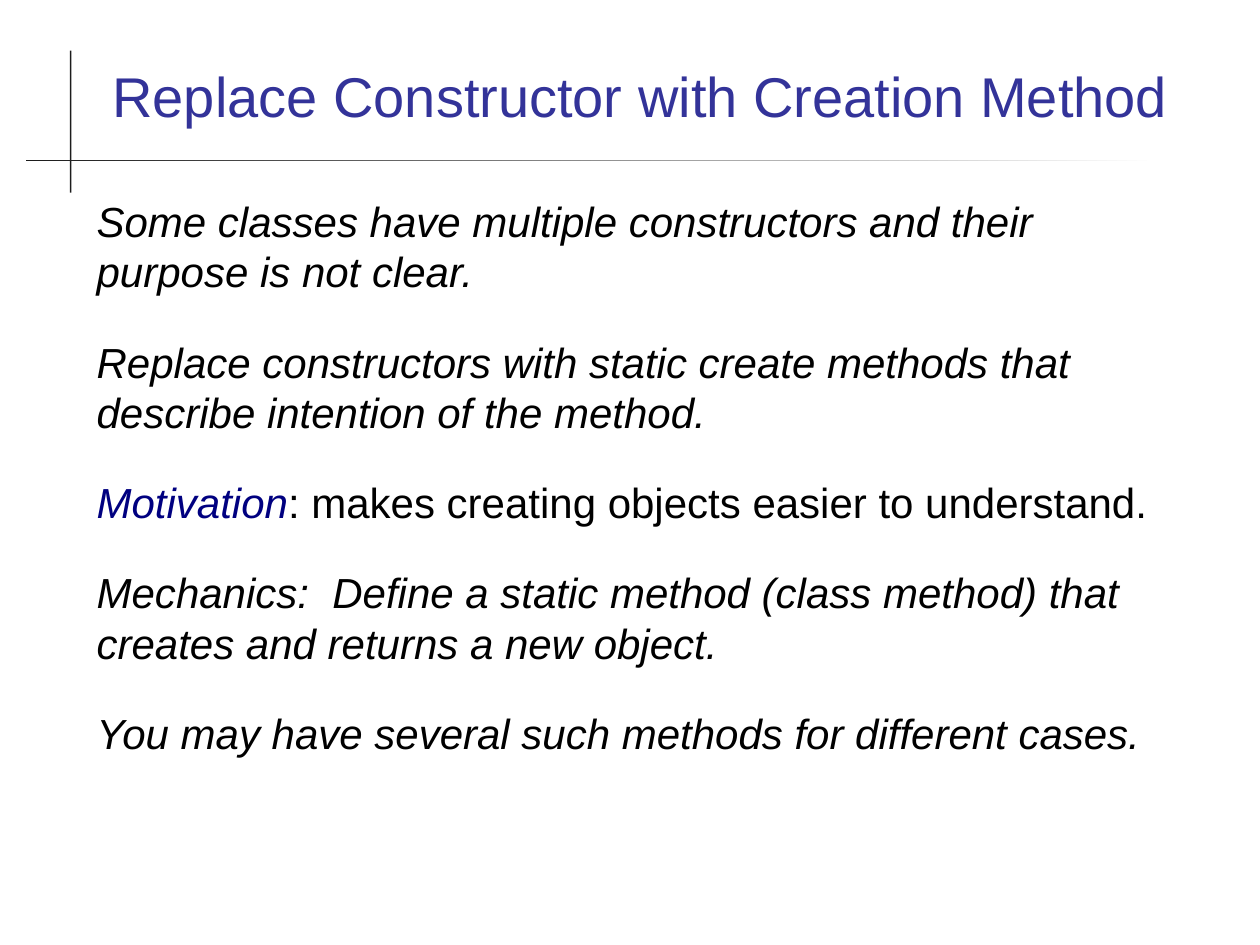
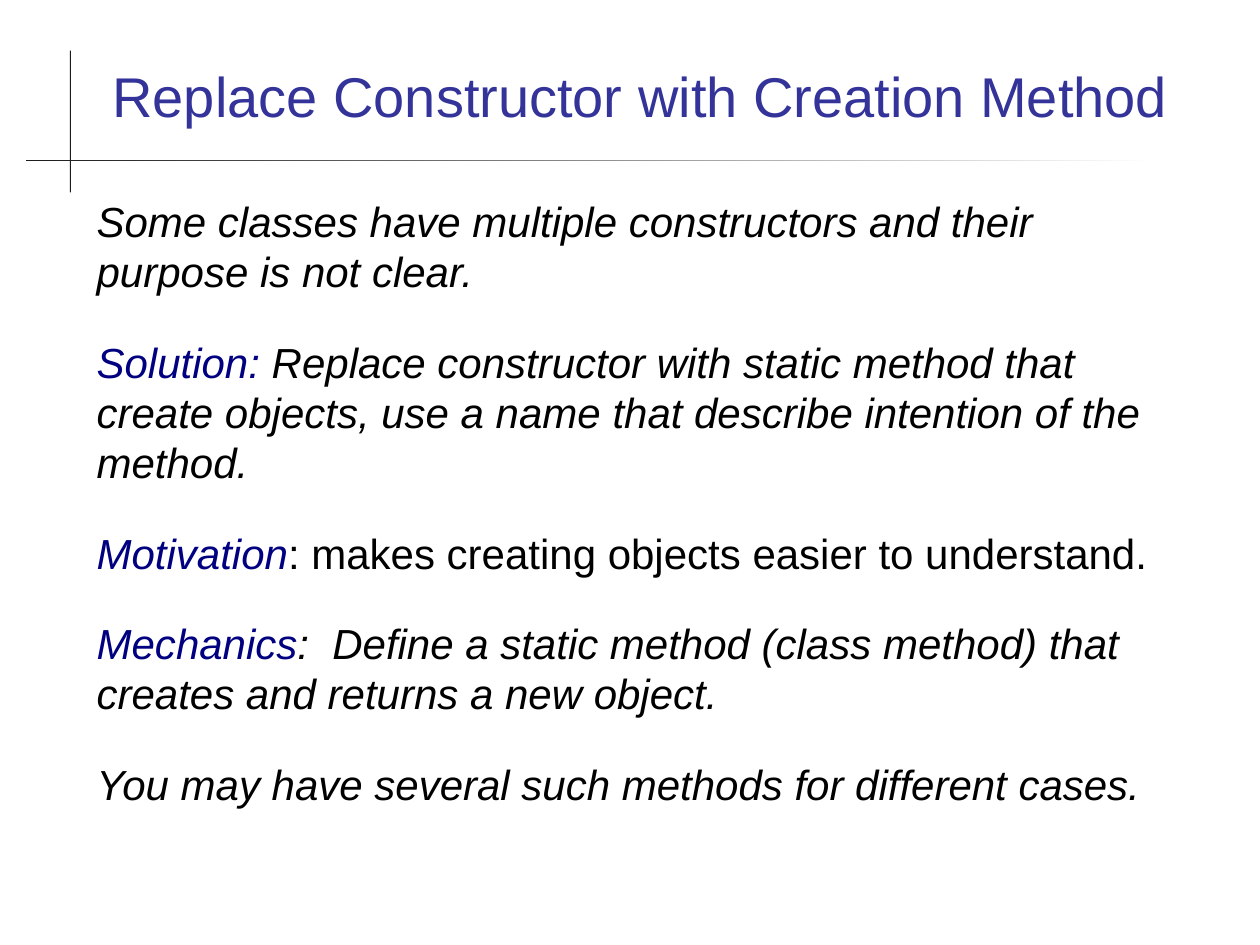
Before and after one commit to cpske/ISP, a slide deck: slide 9 of refactoring/Refactoring-Patterns.ppt (slide 7 before the commit). Drawn at 1260x945 pixels with LibreOffice and Linux fonts; fonts in the diff are those of the drawing. Boxes give left, top, right and bottom in pixels: in the first picture for what was removed or moved away, otherwise in the second. Text is boxed around its words. In the diff, an @@ line names an element or a change of style, - is before the commit and + after.

```diff
--- a/refactoring/Refactoring-Patterns.ppt
+++ b/refactoring/Refactoring-Patterns.ppt
@@ text at (97, 347, 1140, 479): text changed @@
-Replace constructors with static create methods that describe intention of the method.
+Solution: Replace constructor with static method that create objects, use a name that describe intention of the method.
@@ text at (97, 628, 1119, 718): text colour #000000 to #000080 in "Mechanics:" @@
```
Also in this commit, not shown: 13 other slides changed, 2 slides added, 18 other files.
